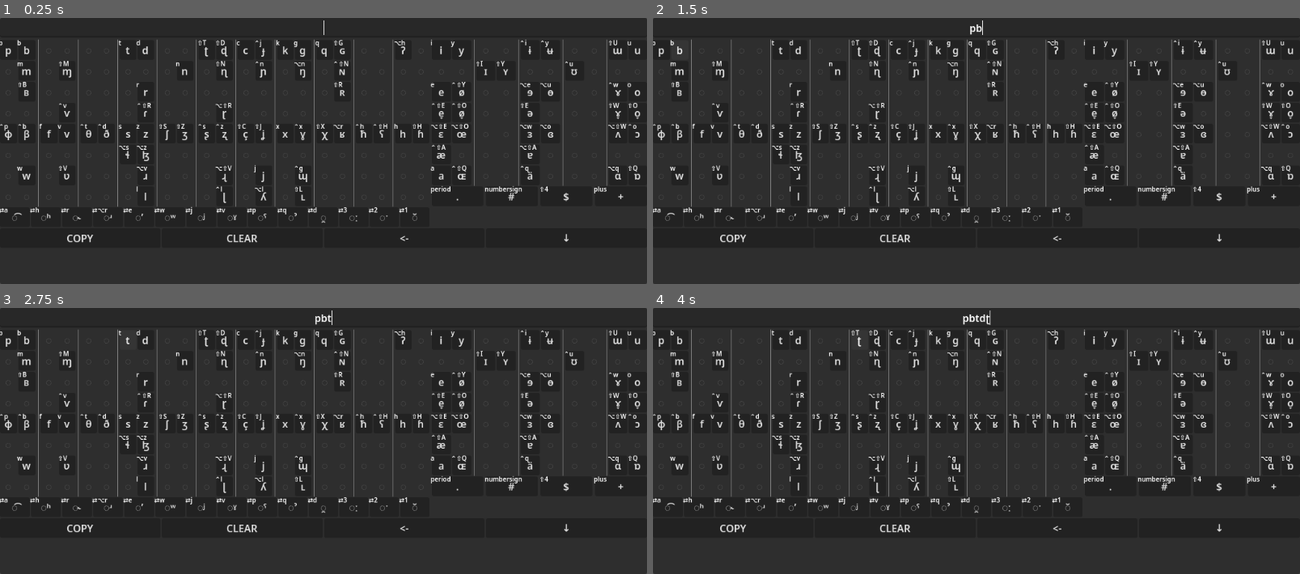
Above: before the commit, frames 1-4 (two rows, left to right).
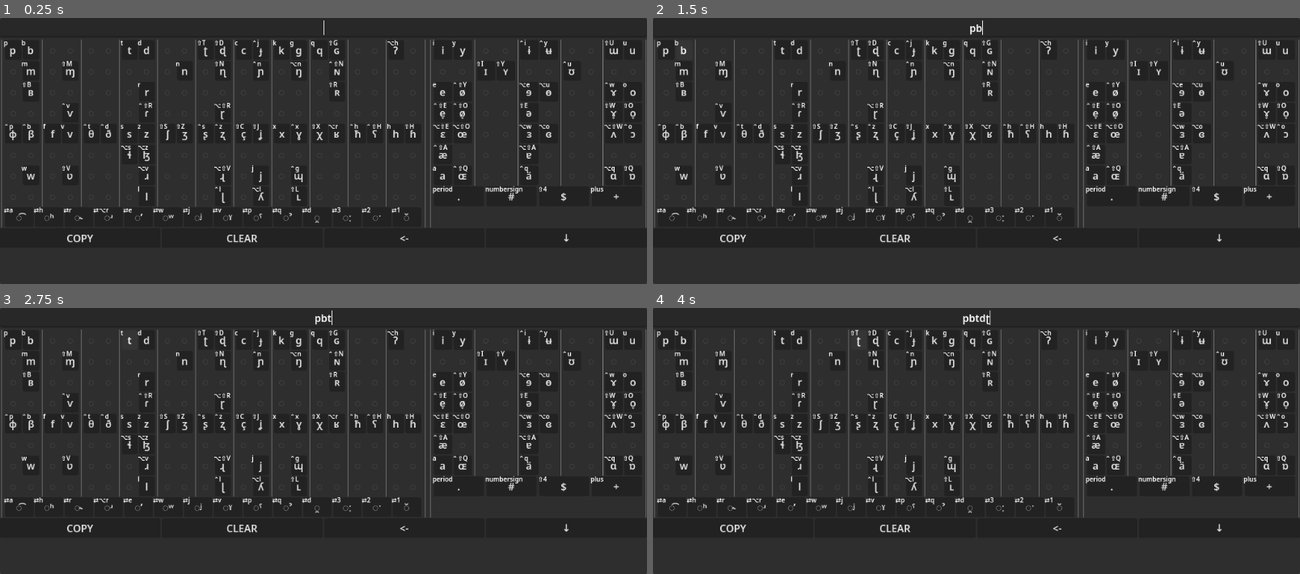
Above: after the commit, the same moments.

Repository: SeraKatha/ipa-keyboard
Game: Godot game, scene res://main.tscn
The game is run twice, just before and just after one commit, with the same random seed, the same clock (stepped at 60 frames per second) and the same inputs.
Inputs:
- Up to frame 1 (0.25 s): no input
- Up to frame 2 (1.5 s): click "p" at 0.5 s; click "b" at 1.25 s
- Up to frame 3 (2.75 s): click "t" at 2 s
- Up to frame 4 (4 s): click "d" at 2.75 s; click "ʈ" at 3.5 s

The runs differ from the first frame. In frame 1, 7.5% of the frame differs, in the area x 0-100%, y 7-79%; in frame 2, 7.5%; in frame 3, 7.5%; in frame 4, 7.5%.

Commit message:
Added some separators to ui

Diff:
--- a/keyboard/keyboard.tscn
+++ b/keyboard/keyboard.tscn
@@ -29,6 +29,9 @@
 [node name="HBoxContainer" type="HBoxContainer" parent="VBoxContainer" unique_id=164873637]
 layout_mode = 2
 
+[node name="VSeparator" type="VSeparator" parent="VBoxContainer/HBoxContainer" unique_id=1227265263]
+layout_mode = 2
+
 [node name="VBoxContainer2" type="VBoxContainer" parent="VBoxContainer/HBoxContainer" unique_id=774905595]
 layout_mode = 2
 size_flags_horizontal = 3
@@ -43,6 +46,12 @@
 unique_name_in_owner = true
 layout_mode = 2
 
+[node name="VSeparator2" type="VSeparator" parent="VBoxContainer/HBoxContainer" unique_id=1114288770]
+layout_mode = 2
+
+[node name="VSeparator3" type="VSeparator" parent="VBoxContainer/HBoxContainer" unique_id=1498908031]
+layout_mode = 2
+
 [node name="VBoxContainer" type="VBoxContainer" parent="VBoxContainer/HBoxContainer" unique_id=493729740]
 layout_mode = 2
 size_flags_horizontal = 3
@@ -52,6 +61,9 @@
 layout_mode = 2
 
 [node name="BoundaryBar" parent="VBoxContainer/HBoxContainer/VBoxContainer" unique_id=1333714843 instance=ExtResource("4_eo0w7")]
+layout_mode = 2
+
+[node name="VSeparator4" type="VSeparator" parent="VBoxContainer/HBoxContainer" unique_id=30286481]
 layout_mode = 2
 
 [node name="HBoxContainer2" type="HBoxContainer" parent="VBoxContainer" unique_id=1222996909]
--- a/keyboard/keypads/modifier_pad.gd
+++ b/keyboard/keypads/modifier_pad.gd
@@ -41,6 +41,8 @@
 		[IPA.Modifier.new("%s\u0306"), "ipa_modifier_extra_short_vowel"],
 	]
 
+	_keys.columns = modifiers.size()
+
 	for elem in modifiers:
 		var modifier = elem[0]
 		var action = elem[1]
--- a/keyboard/keypads/modifier_pad.tscn
+++ b/keyboard/keypads/modifier_pad.tscn
@@ -17,4 +17,3 @@
 layout_mode = 2
 theme_override_constants/h_separation = 2
 theme_override_constants/v_separation = 2
-columns = 14
